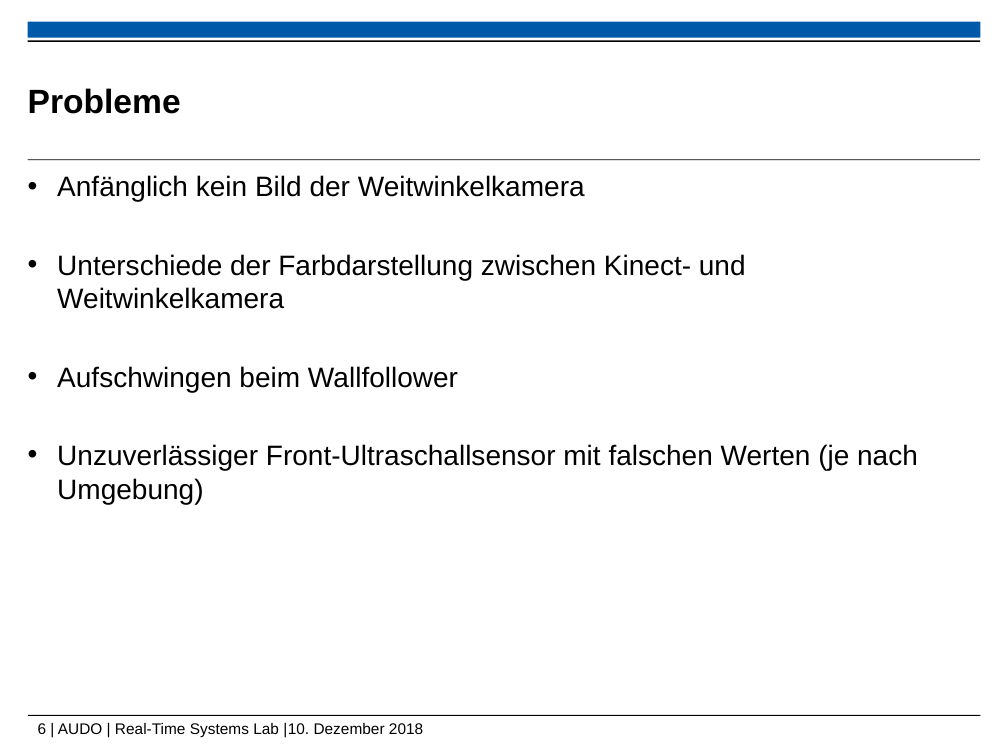
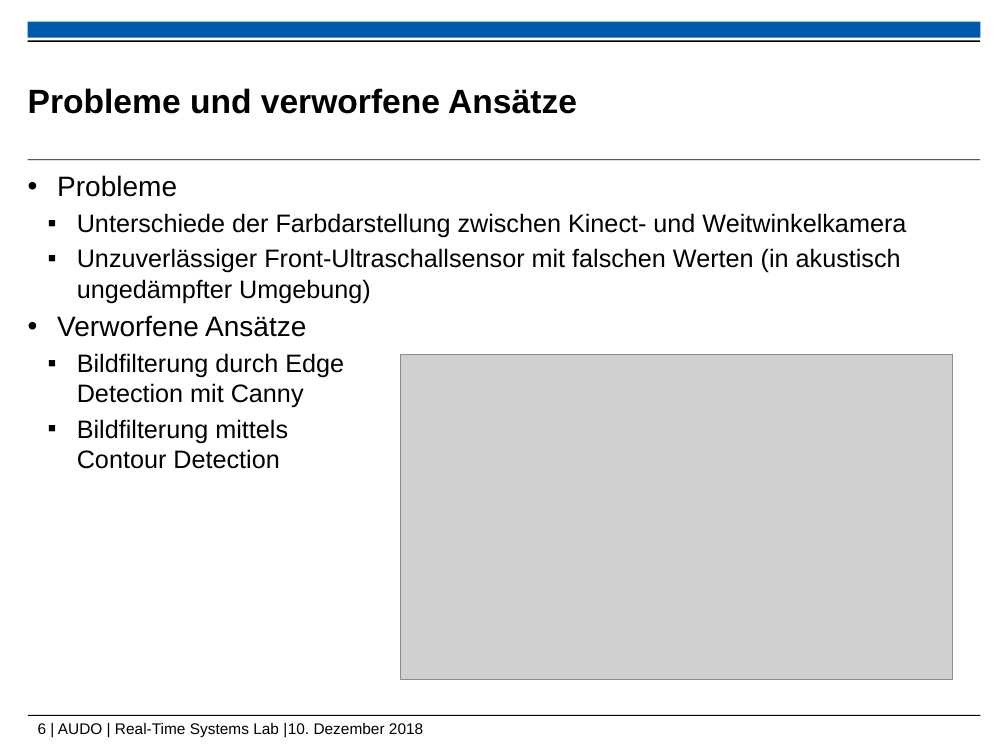
Before and after one commit to ramona3300/AUDO, a slide deck: slide 6 of Dokumente/Präsentationen/Zwischenpräsentation.pptx. Drawn at 1008x756 pixels with LibreOffice and Linux fonts; fonts in the diff are those of the drawing; grey boxes stand for pictures; background and template pictures are left out. Boxes give left, top, right and bottom in pixels: in the first picture for what was removed or moved away, otherwise in the second. Text is boxed around its words. In the diff, an @@ line names an element or a change of style, - is before the commit and + after.

Commit message:
Updated Zwischenpraesentation.pptx
Its better nau!

```diff
--- a/Dokumente/Präsentationen/Zwischenpräsentation.pptx
+++ b/Dokumente/Präsentationen/Zwischenpräsentation.pptx
@@ title at [28, 88, 577, 114]: text changed @@
-Probleme
+Probleme und verworfene Ansätze
@@ text at [57, 175, 177, 197]: text changed @@
-• Anfänglich kein Bild der Weitwinkelkamera
+• Probleme
@@ text at [77, 213, 906, 238]: size 20 to 18 pt in "Unterschiede der Farbdarstellung zwischen Kinect- und Weitwi ..."; bullet • to ▪; list level 1 to 2 in "Unterschiede der Farbdarstellung zwischen Kinect- ..." @@
@@ text at [57, 248, 901, 469]: text changed; size 20 to 18 pt @@
-• Aufschwingen beim Wallfollower
-• Unzuverlässiger Front-Ultraschallsensor mit falschen Werten (je nach Umgebung)
+  ▪ Unzuverlässiger Front-Ultraschallsensor mit falschen Werten (in akustisch ungedämpfter Umgebung)
+• Verworfene Ansätze
+  ▪ Bildfilterung durch Edge
+    Detection mit Canny
+  ▪ Bildfilterung mittels
+    Contour Detection
@@ picture added at [401, 354, 954, 679] @@
```
Also in this commit, not shown: 4 other slides changed, 1 slide added, 1 slide removed.
